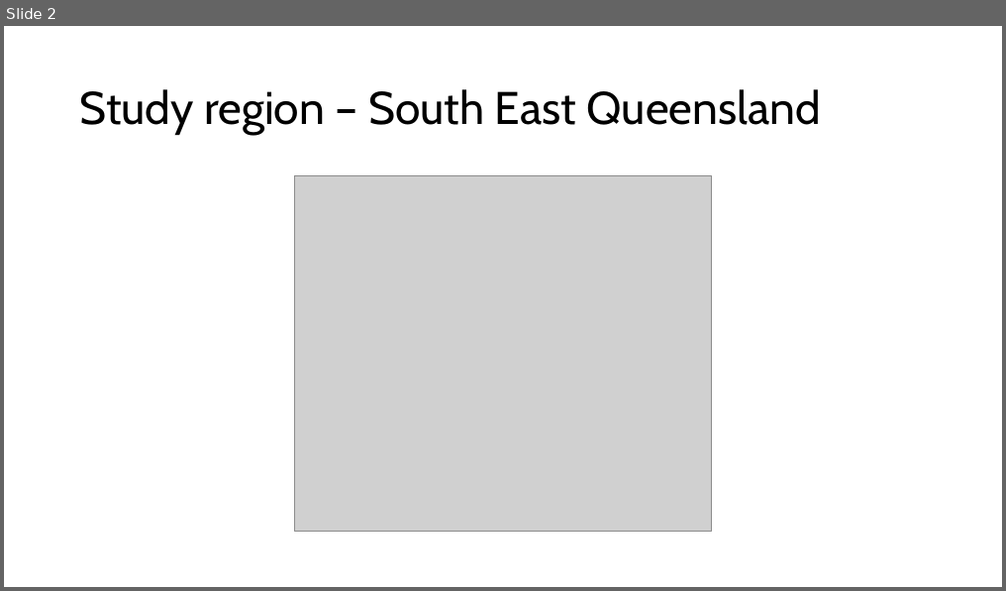
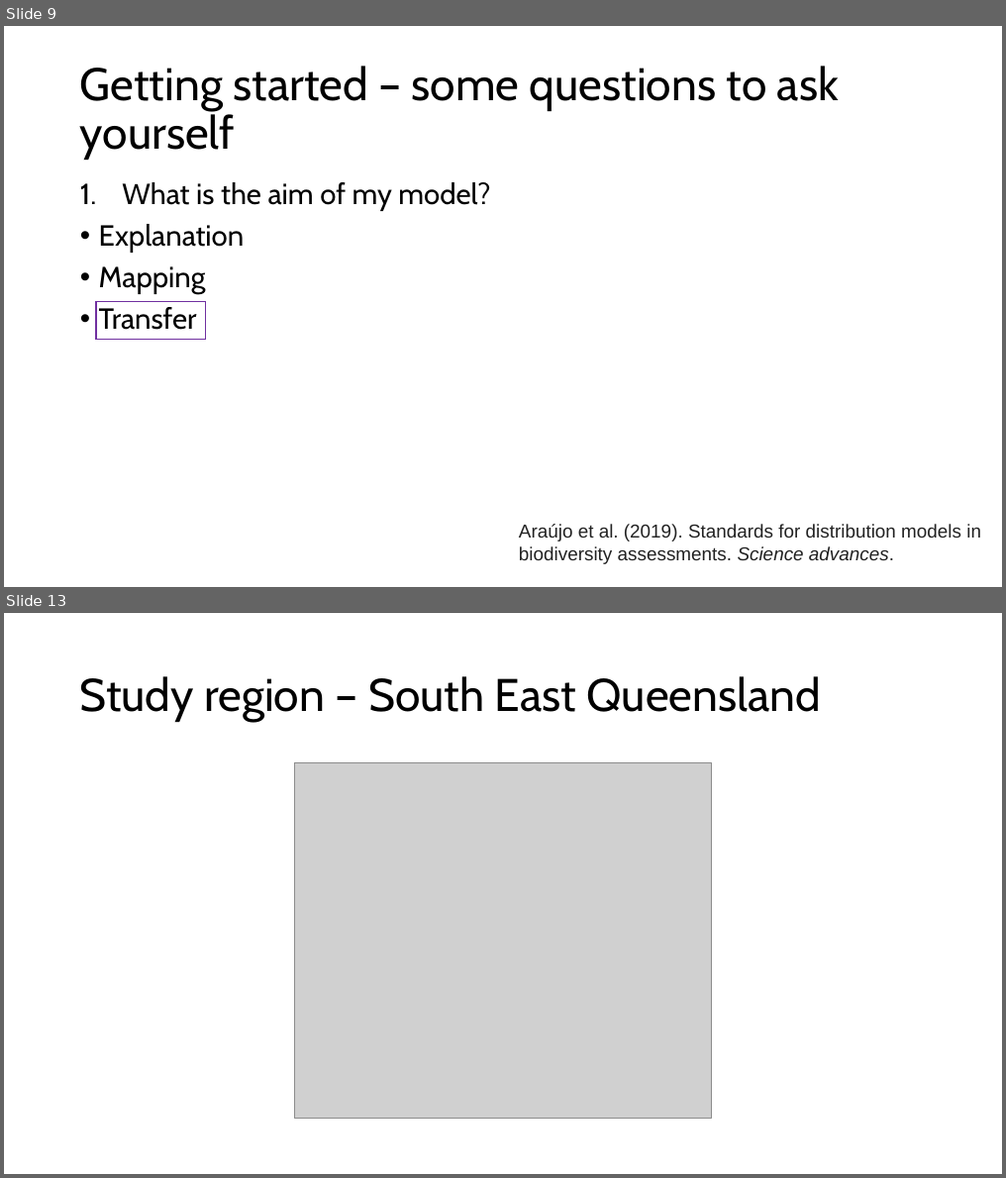
Before and after one commit to patch105/ICCB_koala_sdm, a slide deck: ICC_koala_sdm_slides.pptx. Shown one above the other, each under a label of ours: slide 2 before the commit, slides 9 and 13 after it; the slides between them are not shown. The pictures are 1006x591 and 1006x1178 pixels, drawn with LibreOffice and Linux fonts; fonts in the diff are those of the drawing; grey boxes stand for pictures. Boxes give left, top, right and bottom in pixels: in the first picture for what was removed or moved away, otherwise in the second. Text is boxed around its words. In the diff, an @@ line names an element or a change of style, - is before the commit and + after.

```diff
--- a/ICC_koala_sdm_slides.pptx
+++ b/ICC_koala_sdm_slides.pptx
@@ slide 9 added at (x1=4, y1=26, x2=1002, y2=587), background #FFFFFF @@
@@ title added at (x1=80, y1=66, x2=839, y2=160), 44 pt, text #000000 @@
+Getting started – some questions to ask yourself
@@ text added at (x1=99, y1=182, x2=490, y2=330), 28 pt, text #000000 @@
+1. What is the aim of my model?
+• Explanation
+• Mapping
+• Transfer
@@ rectangle added at (x1=96, y1=301, x2=206, y2=339), outline #7030A0 1.5 pt @@
@@ text added at (x1=519, y1=524, x2=981, y2=565), 18 pt, text #222222 @@
+Araújo et al. (2019). Standards for distribution models in biodiversity assessments. Science advances.
@@ what was slide 2 is now slide 13 @@
```
Also in this commit, not shown: 11 other slides added, 1 slide removed.
